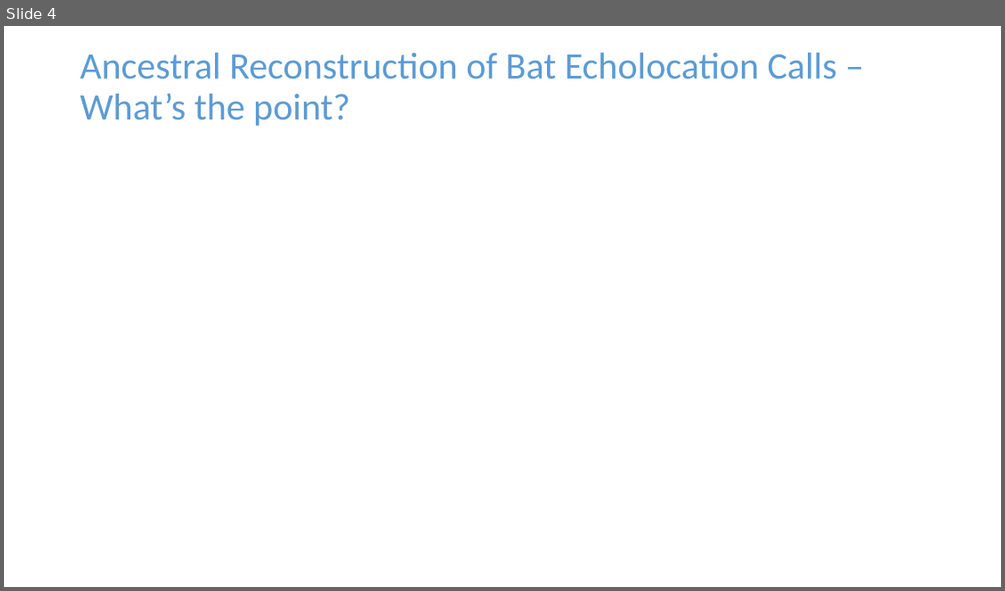
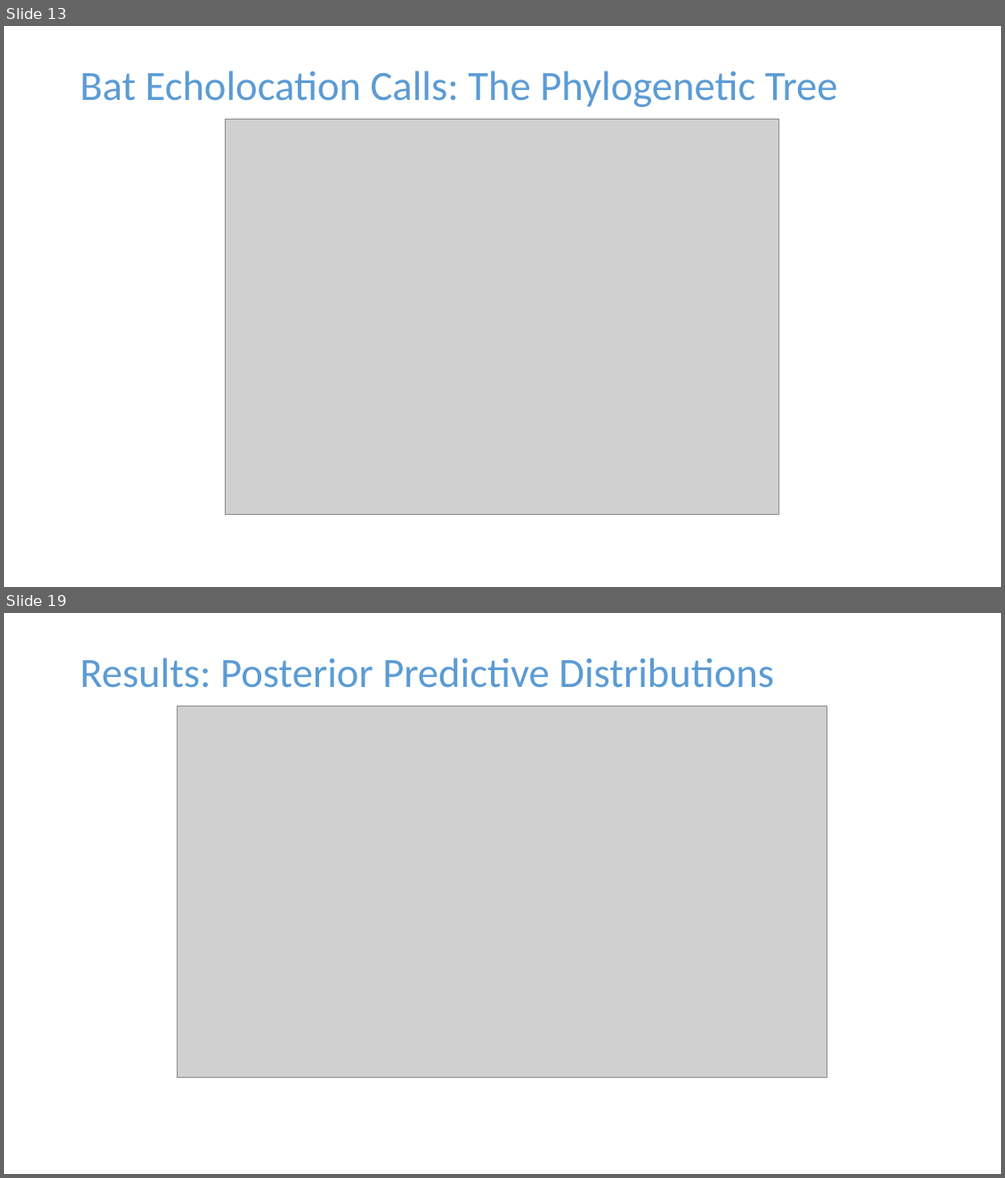
Before and after one commit to jpmeagher/SDS_Imperial, a slide deck: Presentation/Slides/Draft_0.pptx. Shown one above the other, each under a label of ours: slide 4 before the commit, slides 13 and 19 after it; the slides between them are not shown. The pictures are 1005x591 and 1005x1178 pixels, drawn with LibreOffice and Linux fonts; fonts in the diff are those of the drawing; grey boxes stand for pictures. Boxes give left, top, right and bottom in pixels: in the first picture for what was removed or moved away, otherwise in the second. Text is boxed around its words. In the diff, an @@ line names an element or a change of style, - is before the commit and + after.

```diff
--- a/Presentation/Slides/Draft_0.pptx
+++ b/Presentation/Slides/Draft_0.pptx
@@ slide 19 added at (x1=4, y1=613, x2=1001, y2=1174), background #FFFFFF @@
@@ title added at (x1=80, y1=657, x2=774, y2=688), 40 pt, text #5B9BD5 @@
+Results: Posterior Predictive Distributions
@@ picture added at (x1=177, y1=706, x2=827, y2=1078) @@
@@ what was slide 4 is now slide 13 @@
@@ slide 13 changed as well @@
@@ title at (x1=80, y1=70, x2=838, y2=107): text changed; size 36 to 40 pt @@
-Ancestral Reconstruction of Bat Echolocation Calls – What’s the point?
+Bat Echolocation Calls: The Phylogenetic Tree
@@ picture added at (x1=226, y1=119, x2=778, y2=514) @@
```
Also in this commit, not shown: 1 other slide changed, 18 other slides added, 3 slides removed, 2 other files.
